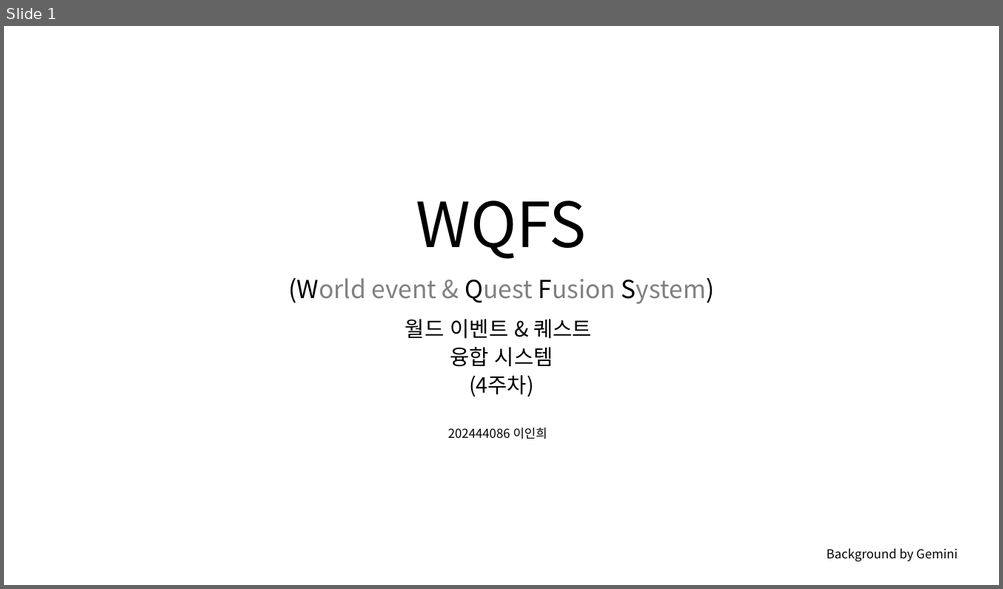
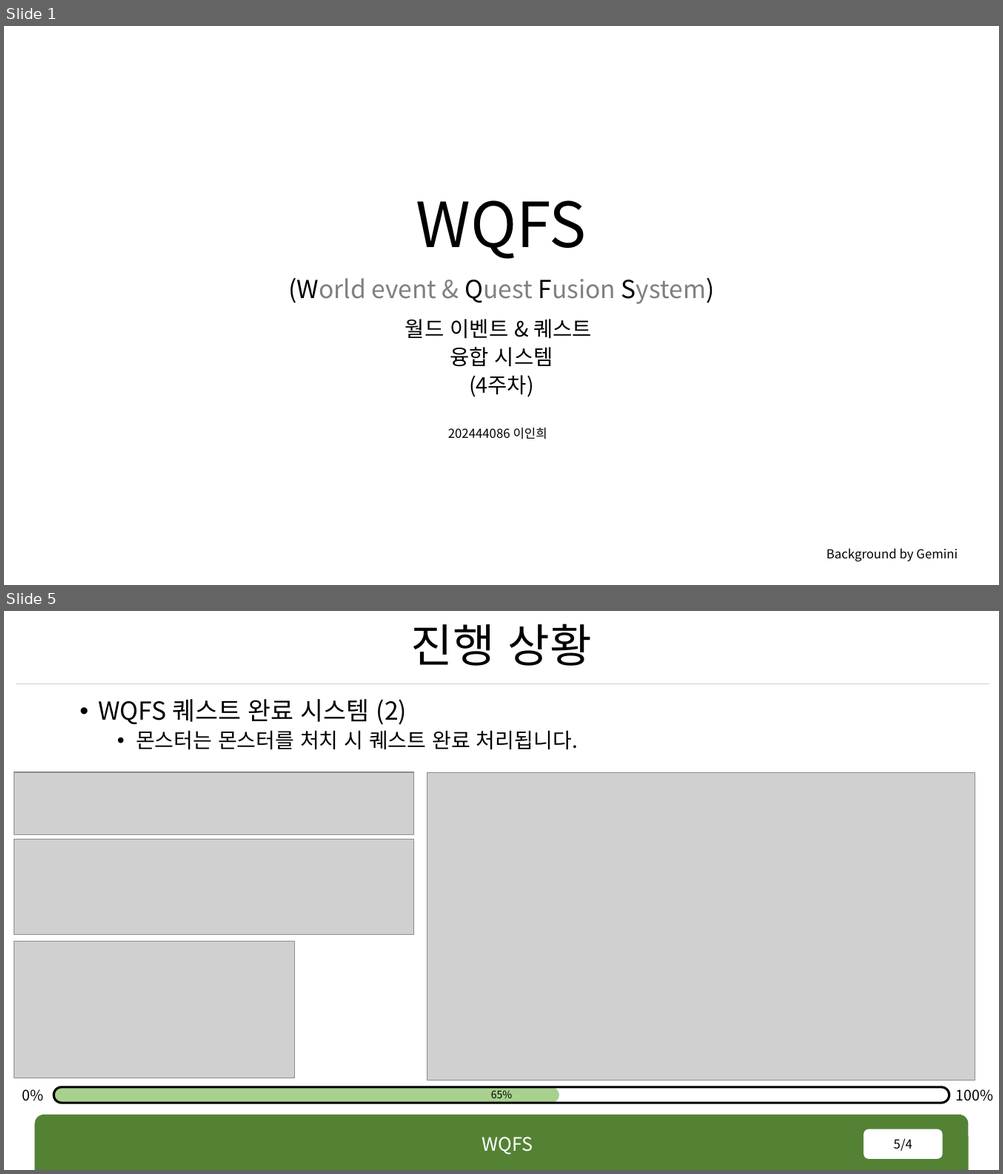
Before and after one commit to rennOobayashi/WQFS, a slide deck: WQFS.pptx. Shown one above the other, each under a label of ours: slide 1 before the commit, slides 1 and 5 after it; the slides between them are not shown. The pictures are 1003x589 and 1003x1174 pixels, drawn with LibreOffice and Linux fonts; fonts in the diff are those of the drawing; grey boxes stand for pictures; background and template pictures are left out. Boxes give left, top, right and bottom in pixels: in the first picture for what was removed or moved away, otherwise in the second. Text is boxed around its words. In the diff, an @@ line names an element or a change of style, - is before the commit and + after.

```diff
--- a/WQFS.pptx
+++ b/WQFS.pptx
@@ slide 5 added at [4, 611, 999, 1170], background #FFFFFF @@
@@ title added at [411, 624, 591, 666], 44 pt, text #000000 @@
+진행 상황
@@ line added from (16, 684) to (990, 684), #D0CECE 0.5 pt @@
@@ text added at [99, 699, 578, 750], 20 pt, text #000000 @@
+• WQFS 퀘스트 완료 시스템 (2)
+  • 몬스터는 몬스터를 처치 시 퀘스트 완료 처리됩니다.
@@ picture added at [14, 772, 413, 834] @@
@@ picture added at [427, 772, 975, 1080] @@
@@ picture added at [14, 840, 413, 935] @@
@@ picture added at [14, 942, 294, 1078] @@
@@ text added at [22, 1090, 44, 1102], 14 pt, text #000000 @@
+0%
@@ rounded rectangle added at [54, 1088, 559, 1103], fill #A9D18E @@
@@ rounded rectangle added at [54, 1088, 949, 1103], outline #000000 2.25 pt @@
@@ text added at [491, 1091, 512, 1102], 10 pt, text #000000 @@
+65%
@@ text added at [956, 1090, 993, 1102], 14 pt, text #000000 @@
+100%
@@ round same rect added at [34, 1116, 968, 1170], fill #548235 @@
@@ text added at [481, 1137, 532, 1155], 18 pt, text #FFFFFF @@
+WQFS
@@ page number added at [864, 1130, 942, 1159], fill #FFFFFF, 12 pt, text #000000 @@
+5/4
```
Also in this commit, not shown: 3 other slides added, 3 slides removed.
